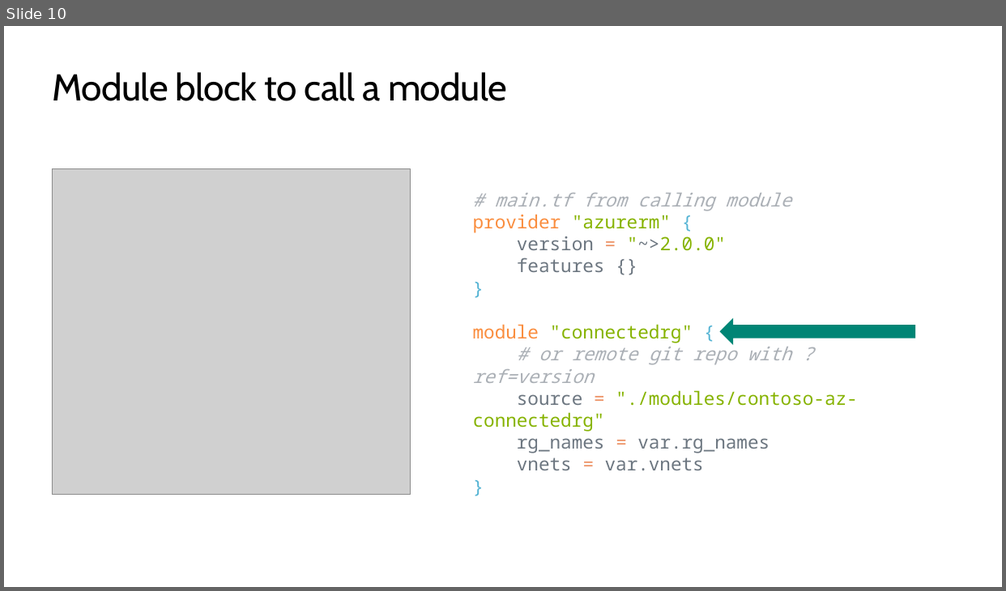
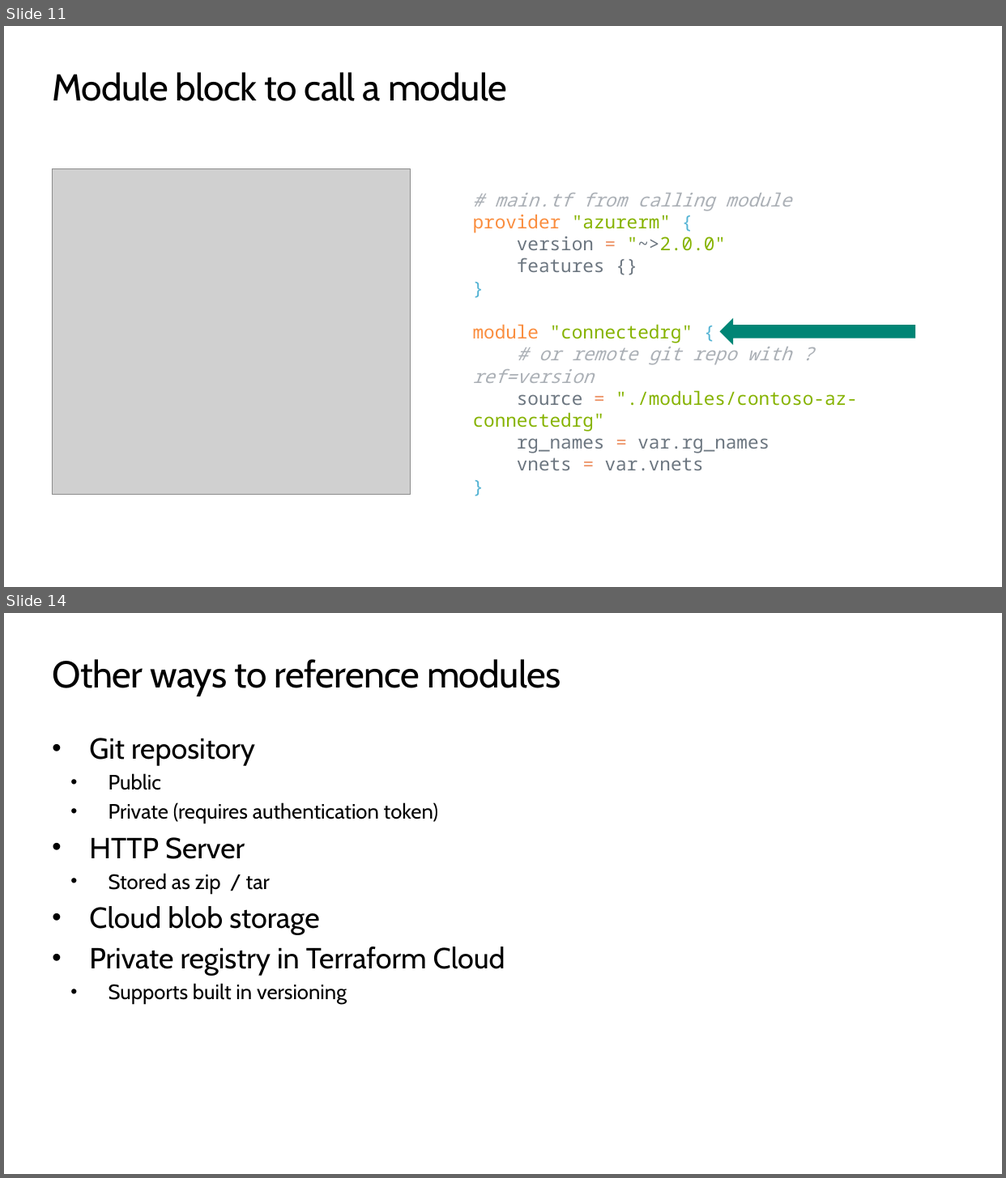
Before and after one commit to TIS-Cloud-Team/TF_Community_workshop, a slide deck: PPTs/04_dependencies_and_modules.pptx. Shown one above the other, each under a label of ours: slide 10 before the commit, slides 11 and 14 after it; the slides between them are not shown. The pictures are 1006x591 and 1006x1178 pixels, drawn with LibreOffice and Linux fonts; fonts in the diff are those of the drawing; grey boxes stand for pictures; background and template pictures are left out. Boxes give left, top, right and bottom in pixels: in the first picture for what was removed or moved away, otherwise in the second. Text is boxed around its words. In the diff, an @@ line names an element or a change of style, - is before the commit and + after.

```diff
--- a/PPTs/04_dependencies_and_modules.pptx
+++ b/PPTs/04_dependencies_and_modules.pptx
@@ slide 14 added at <box>4,613,1002,1174</box>, background #FFFFFF @@
@@ title added at <box>52,659,560,696</box>, 36 pt, text #000000 @@
+Other ways to reference modules
@@ text added at <box>89,738,505,1004</box>, 20 pt, text #000000 @@
+• Git repository
+  • Public
+  • Private (requires authentication token)
+• HTTP Server
+  • Stored as zip / tar
+• Cloud blob storage
+• Private registry in Terraform Cloud
+  • Supports built in versioning
@@ what was slide 10 is now slide 11 @@
```
Also in this commit, not shown: 2 slides changed, 2 other slides added, 45 other files.
